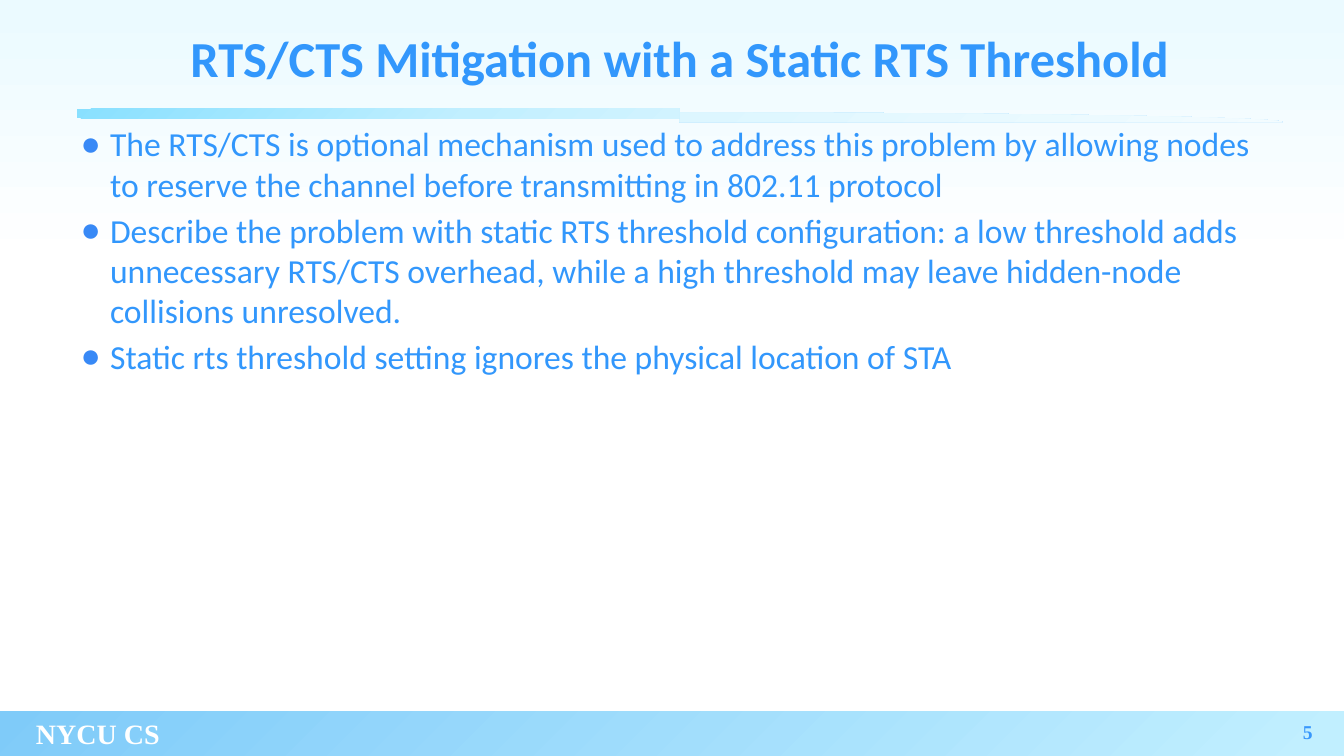
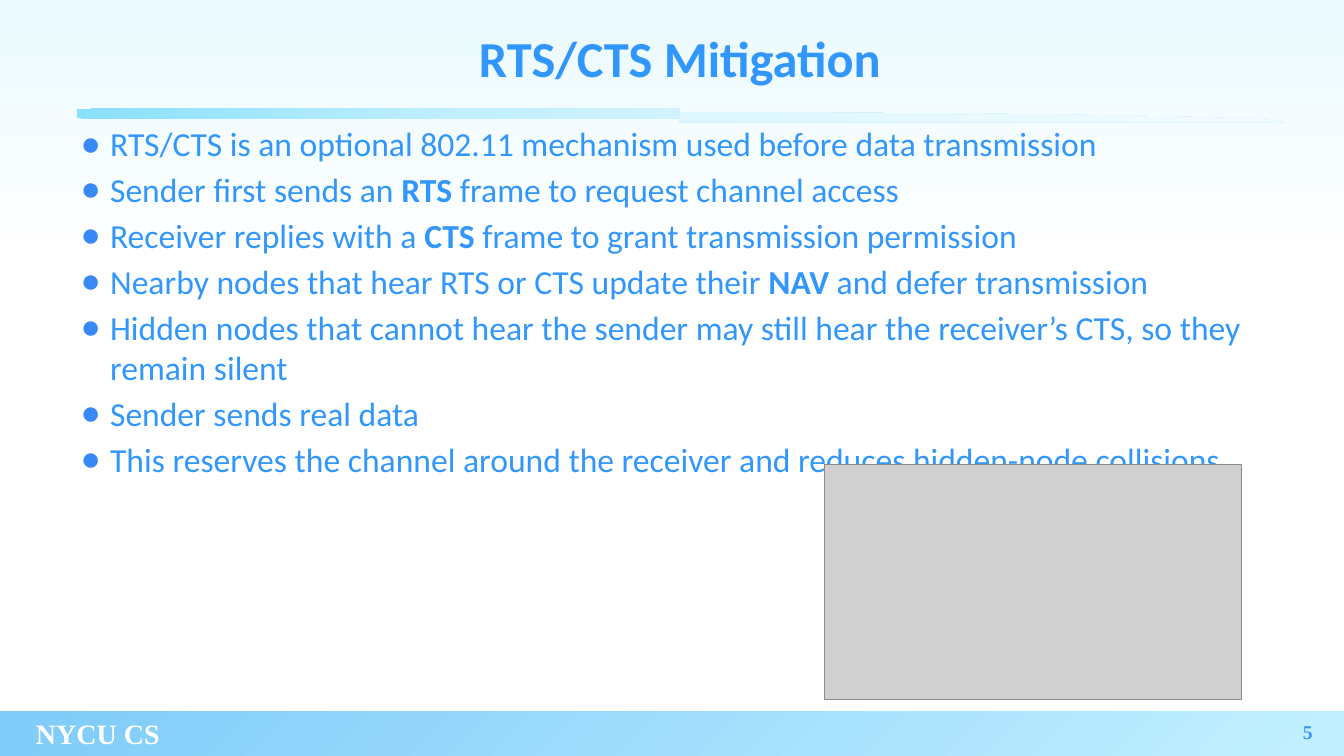
Before and after one commit to xoxonut/thesis, a slide deck: slide 5 of thesis_filled.pptx. Drawn at 1344x756 pixels with LibreOffice and Linux fonts; fonts in the diff are those of the drawing; grey boxes stand for pictures; background and template pictures are left out. Boxes give left, top, right and bottom in pixels: in the first picture for what was removed or moved away, otherwise in the second. Text is boxed around its words. In the diff, an @@ line names an element or a change of style, - is before the commit and + after.

```diff
--- a/thesis_filled.pptx
+++ b/thesis_filled.pptx
@@ title at <box>479,41,881,86</box>: text changed @@
-RTS/CTS Mitigation with a Static RTS Threshold
+RTS/CTS Mitigation
@@ text at <box>110,132,1241,481</box>: text changed @@
-● The RTS/CTS is optional mechanism used to address this problem by allowing nodes to reserve the channel before transmitting in 802.11 protocol
-● Describe the problem with static RTS threshold configuration: a low threshold adds unnecessary RTS/CTS overhead, while a high threshold may leave hidden-node collisions unresolved.
-● Static rts threshold setting ignores the physical location of STA
+● RTS/CTS is an optional 802.11 mechanism used before data transmission
+● Sender first sends an RTS frame to request channel access
+● Receiver replies with a CTS frame to grant transmission permission
+● Nearby nodes that hear RTS or CTS update their NAV and defer transmission
+● Hidden nodes that cannot hear the sender may still hear the receiver’s CTS, so they remain silent
+● Sender sends real data
+● This reserves the channel around the receiver and reduces hidden-node collisions
@@ picture added at <box>825,465,1242,700</box> @@
```
Also in this commit, not shown: 2 slides added, 1 slide removed, 2 other files.
